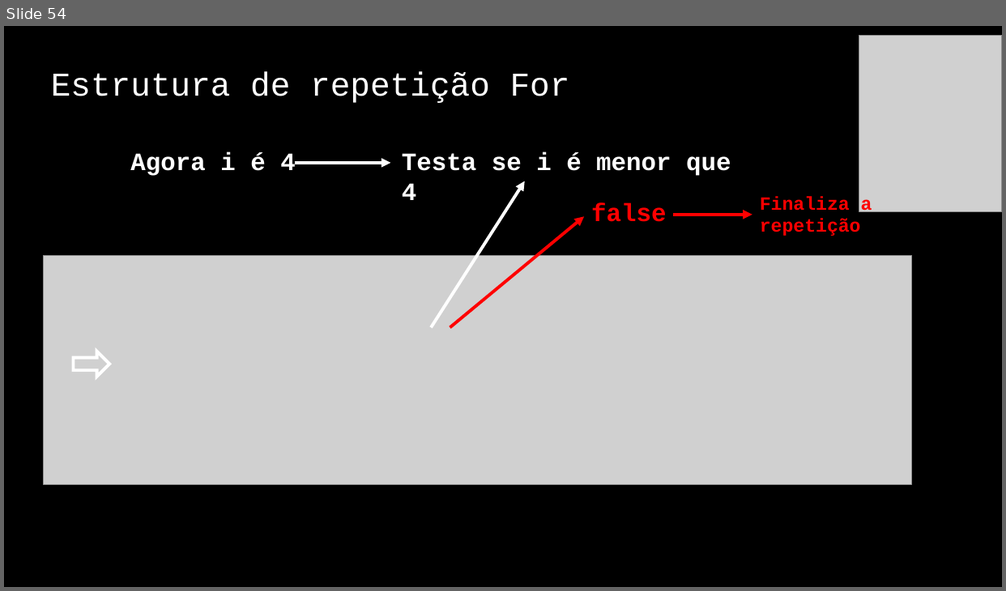
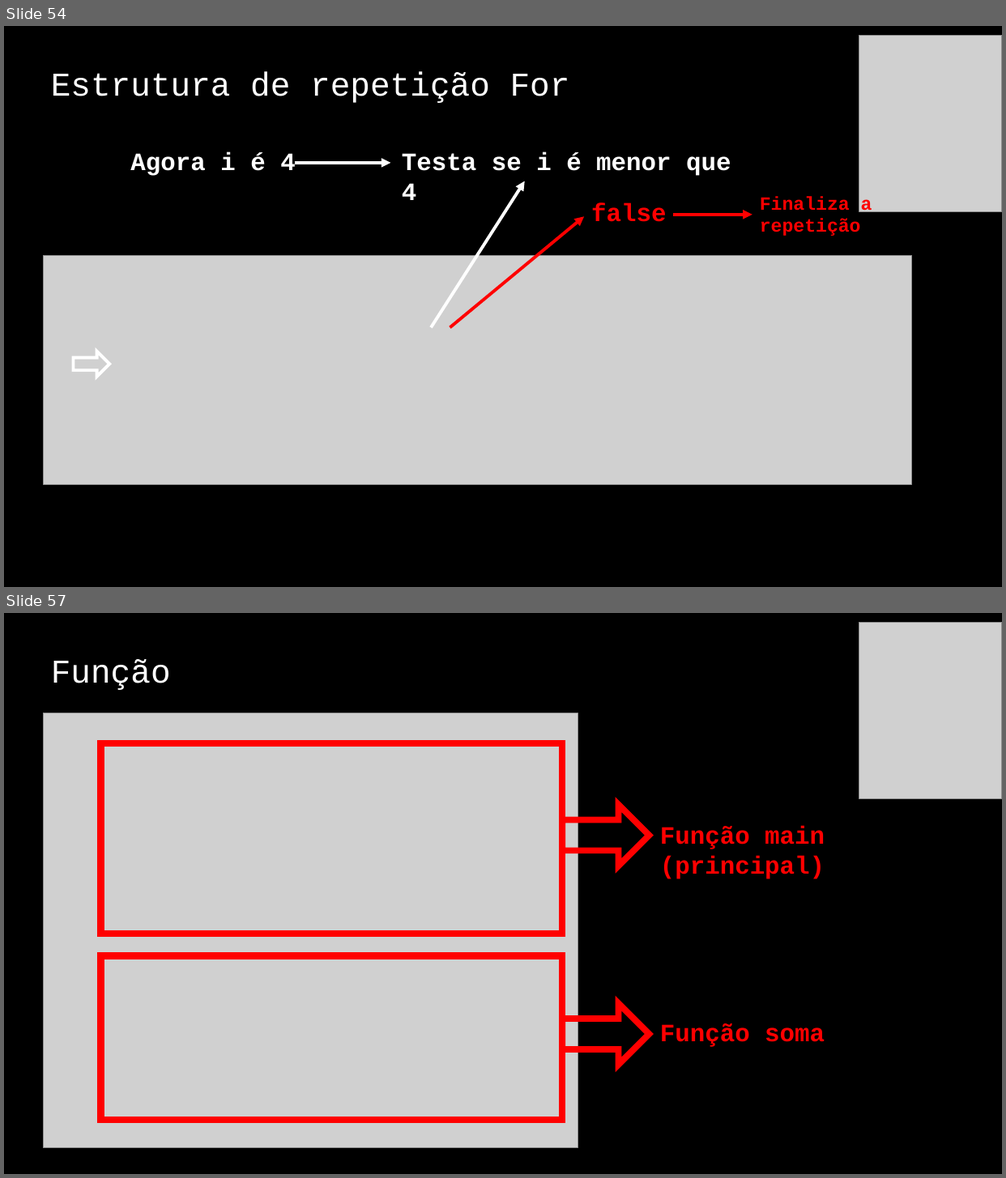
Before and after one commit to jrdutra/algoritmos, a slide deck: material_de_apoio/resumo_pratico.pptx. Shown one above the other, each under a label of ours: slide 54 before the commit, slides 54 and 57 after it; the slides between them are not shown. The pictures are 1006x591 and 1006x1178 pixels, drawn with LibreOffice and Linux fonts; fonts in the diff are those of the drawing; grey boxes stand for pictures. Boxes give left, top, right and bottom in pixels: in the first picture for what was removed or moved away, otherwise in the second. Text is boxed around its words. In the diff, an @@ line names an element or a change of style, - is before the commit and + after.

```diff
--- a/material_de_apoio/resumo_pratico.pptx
+++ b/material_de_apoio/resumo_pratico.pptx
@@ slide 57 added at [4, 613, 1002, 1174], background #000000 @@
@@ picture added at [859, 622, 1002, 798] @@
@@ title added at [51, 659, 171, 690], 32 pt, text #FFFFFF @@
+Função
@@ picture added at [44, 713, 578, 1148] @@
@@ rectangle added at [100, 743, 562, 934], outline #FF0000 6.5 pt @@
@@ right arrow added at [562, 805, 650, 866], outline #FF0000 6 pt @@
@@ text added at [660, 826, 825, 879], 24 pt, text #FF0000, bold @@
+Função main (principal)
@@ rectangle added at [100, 956, 562, 1120], outline #FF0000 6.5 pt @@
@@ right arrow added at [562, 1003, 650, 1065], outline #FF0000 6 pt @@
@@ text added at [660, 1024, 825, 1047], 24 pt, text #FF0000, bold @@
+Função soma
```
Also in this commit, not shown: 11 other slides added, 1 slide removed.
